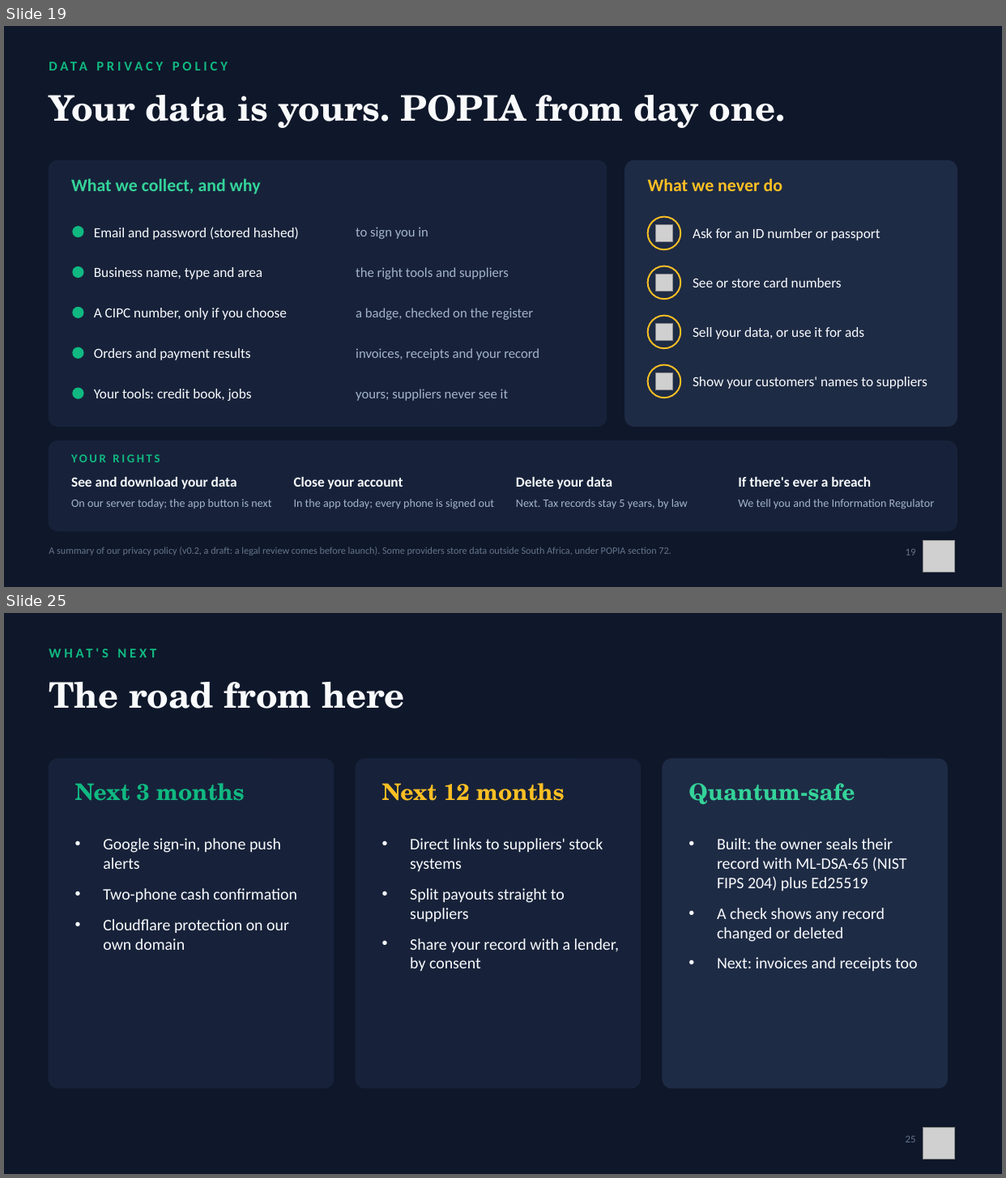
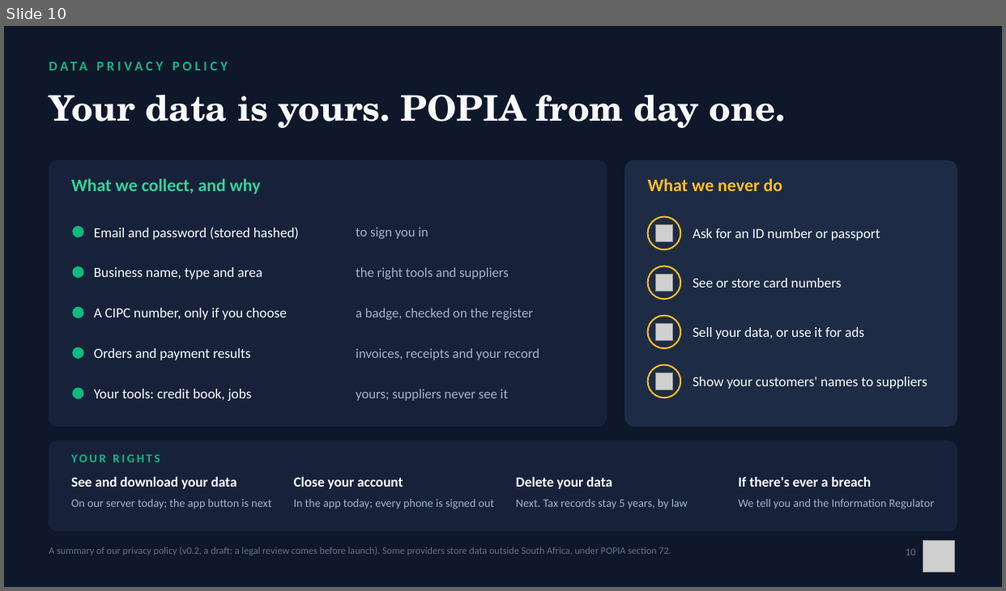
Before and after one commit to Mandla78/KasiFlow, a slide deck: docs/submission/05_final_submission/Akayza_Pitch_TeamPR.pptx. Shown one above the other, each under a label of ours: slides 19 and 25 before the commit, slide 10 after it; the slides between them are not shown. The pictures are 1006x1178 and 1006x591 pixels, drawn with LibreOffice and Linux fonts; fonts in the diff are those of the drawing; grey boxes stand for pictures. Boxes give left, top, right and bottom in pixels: in the first picture for what was removed or moved away, otherwise in the second. Text is boxed around its words. In the diff, an @@ line names an element or a change of style, - is before the commit and + after.

```diff
--- a/docs/submission/05_final_submission/Akayza_Pitch_TeamPR.pptx
+++ b/docs/submission/05_final_submission/Akayza_Pitch_TeamPR.pptx
@@ slide 25 removed at <box>4,613,1002,1174</box>, background #0F172A @@
@@ text removed at <box>102,649,108,658</box> @@
-WHAT'S NEXT
@@ text removed at <box>49,682,405,709</box> @@
-The road from here
@@ rounded rectangle removed at <box>49,759,334,1088</box> @@
@@ rounded rectangle removed at <box>356,759,641,1088</box> @@
@@ rounded rectangle removed at <box>663,759,948,1088</box> @@
@@ text removed at <box>75,783,245,801</box> @@
-Next 3 months
@@ text removed at <box>382,783,565,801</box> @@
-Next 12 months
@@ text removed at <box>688,783,854,805</box> @@
-Quantum-safe
@@ text removed at <box>103,838,297,950</box> @@
-• Google sign-in, phone push alerts
-• Two-phone cash confirmation
-• Cloudflare protection on our own domain
@@ text removed at <box>410,838,619,972</box> @@
-• Direct links to suppliers' stock systems
-• Split payouts straight to suppliers
-• Share your record with a lender, by consent
@@ text removed at <box>717,838,917,971</box> @@
-• Built: the owner seals their record with ML-DSA-65 (NIST FIPS 204) plus Ed25519
-• A check shows any record changed or deleted
-• Next: invoices and receipts too
@@ text removed at <box>906,1136,916,1143</box> @@
-25
@@ picture removed at <box>923,1128,955,1160</box> @@
@@ what was slide 19 is now slide 10 @@
@@ slide 10 changed as well @@
@@ text at <box>906,549,916,556</box>: text changed @@
-19
+10
```
Also in this commit, not shown: 8 other slides changed, 14 other slides removed, 6 other files.
